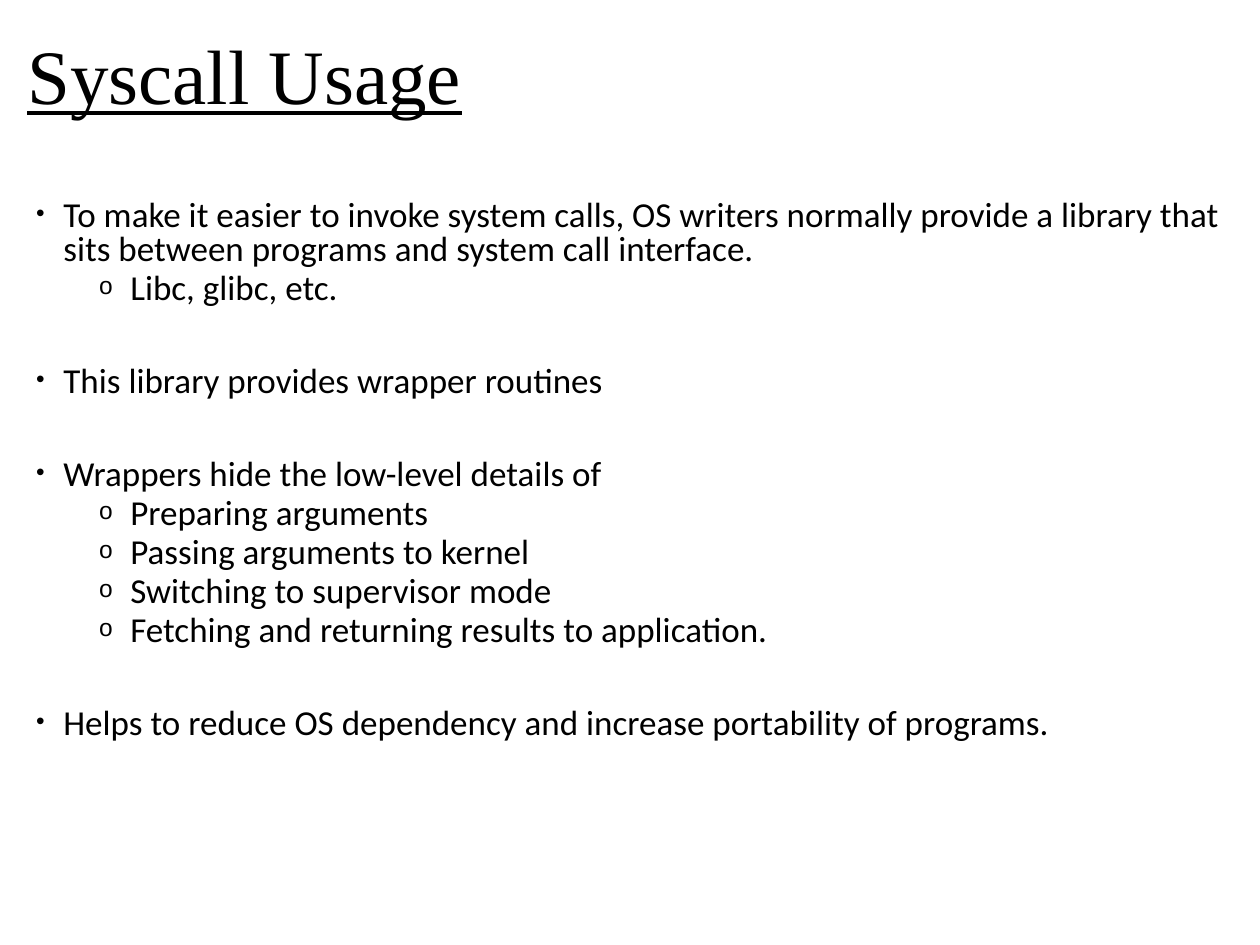
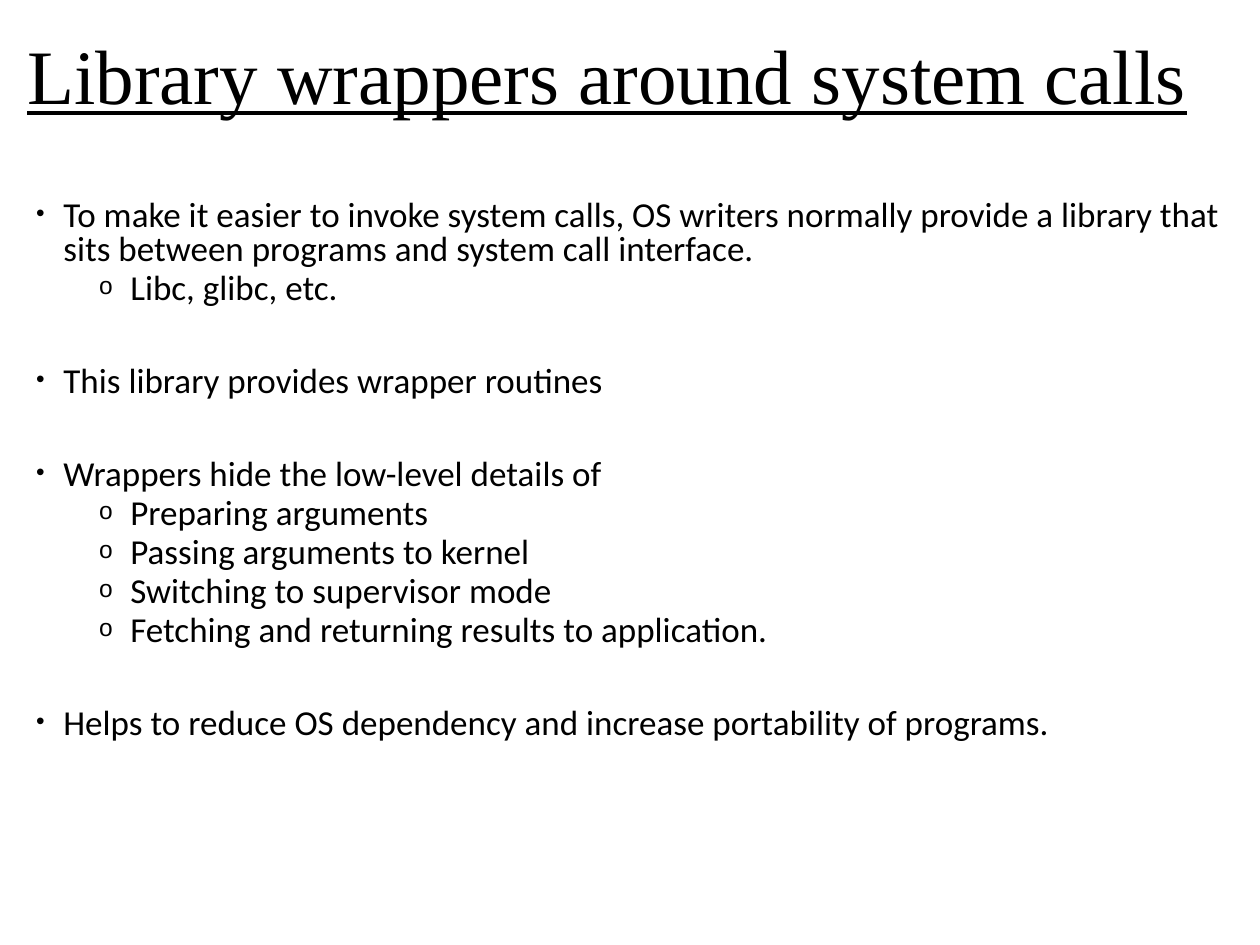
Before and after one commit to oscourse/oscourse.github.io, a slide deck: slide 5 of slides/system_calls.pptx. Drawn at 1260x945 pixels with LibreOffice and Linux fonts; fonts in the diff are those of the drawing. Boxes give left, top, right and bottom in pixels: in the first picture for what was removed or moved away, otherwise in the second. Text is boxed around its words. In the diff, an @@ line names an element or a change of style, - is before the commit and + after.

```diff
--- a/slides/system_calls.pptx
+++ b/slides/system_calls.pptx
@@ title at (27,50,1186,119): text changed @@
-Syscall Usage
+Library wrappers around system calls
```
Also in this commit, not shown: 7 other slides changed, 1 slide removed, 9 other files.
